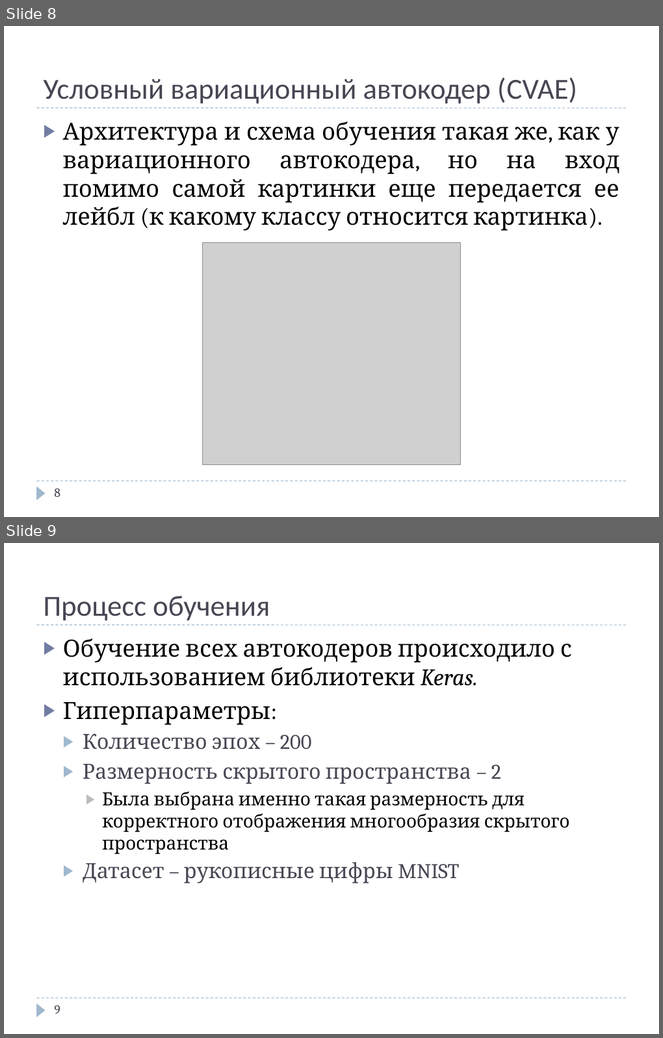
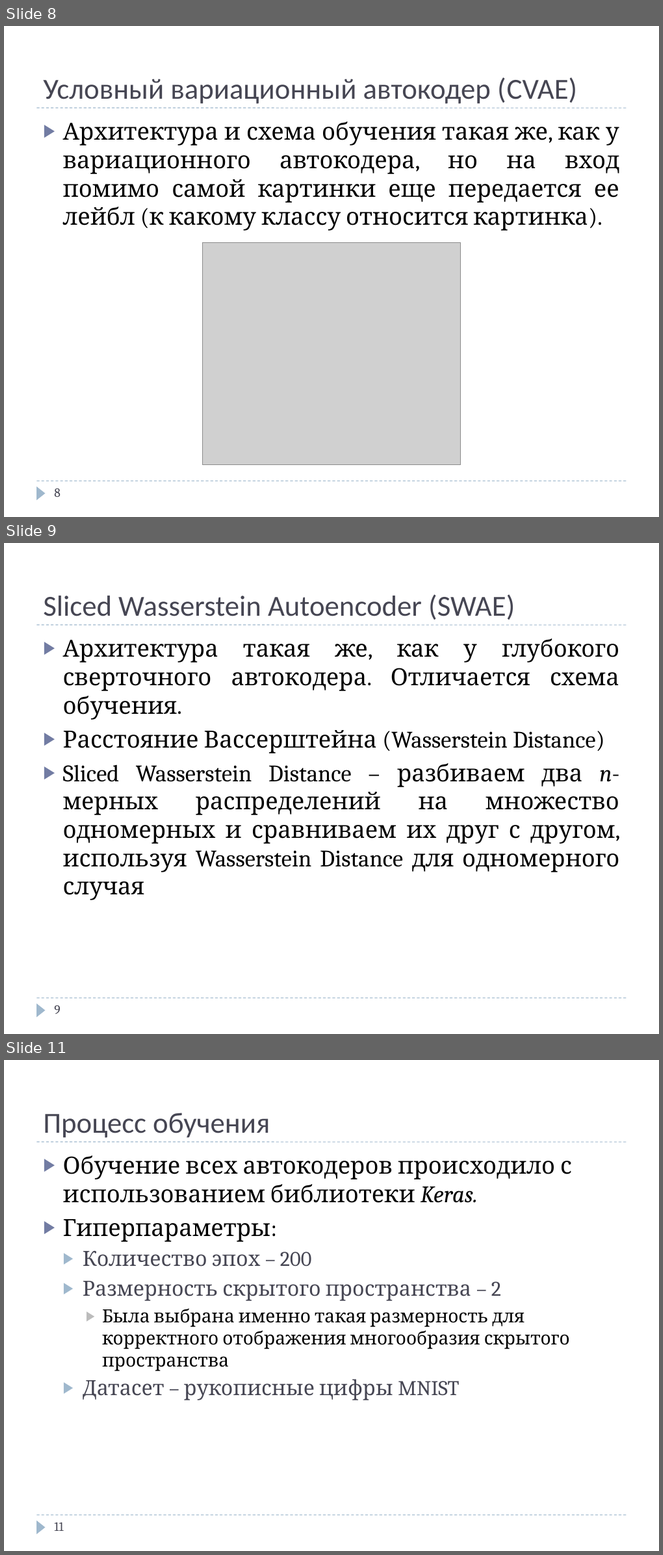
Before and after one commit to Ppasha9/ganfasttraining, a slide deck: presentations/FastGanTraining_Denisov_Pavel.pptx. Shown one above the other, each under a label of ours: slides 8 and 9 before the commit, slides 8, 9 and 11 after it; the slides between them are not shown. The pictures are 663x1038 and 663x1555 pixels, drawn with LibreOffice and Linux fonts; fonts in the diff are those of the drawing; grey boxes stand for pictures. Boxes give left, top, right and bottom in pixels: in the first picture for what was removed or moved away, otherwise in the second. Text is boxed around its words. In the diff, an @@ line names an element or a change of style, - is before the commit and + after.

```diff
--- a/presentations/FastGanTraining_Denisov_Pavel.pptx
+++ b/presentations/FastGanTraining_Denisov_Pavel.pptx
@@ slide 9 added at [4,543,659,1034], background #FFFFFF; not listed: 3 template elements that a slide beside it also shows @@
@@ title added at [43,594,515,620], 32 pt, text #464653 @@
+Sliced Wasserstein Autoencoder (SWAE)
@@ text added at [63,639,620,901], 26 pt, text #000000 @@
+▶ Архитектура такая же, как у глубокого сверточного автокодера. Отличается схема обучения.
+▶ Расстояние Вассерштейна (Wasserstein Distance)
+▶ Sliced Wasserstein Distance – разбиваем два n-мерных распределений на множество одномерных и сравниваем их друг с другом, используя Wasserstein Distance для одномерного случая
@@ page number added at [54,1006,60,1014], 14 pt, text #464653 @@
+9
@@ what was slide 9 is now slide 11 @@
@@ page number at [54,1523,63,1531]: text changed @@
-9
+11
```
Also in this commit, not shown: 4 slides changed, 7 other slides added, 1 other file.
